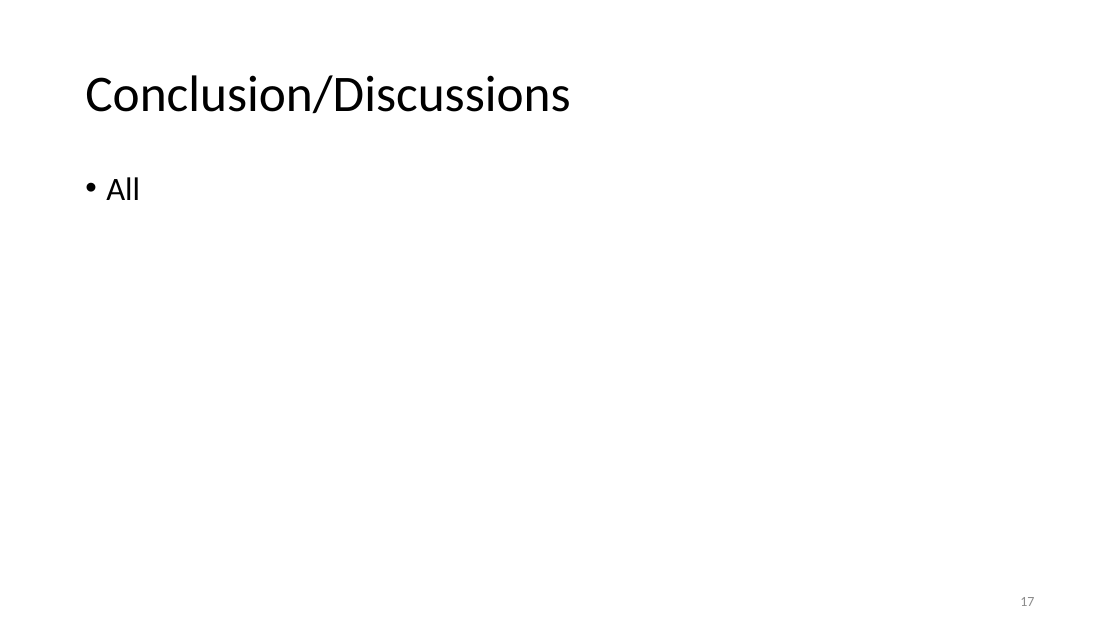
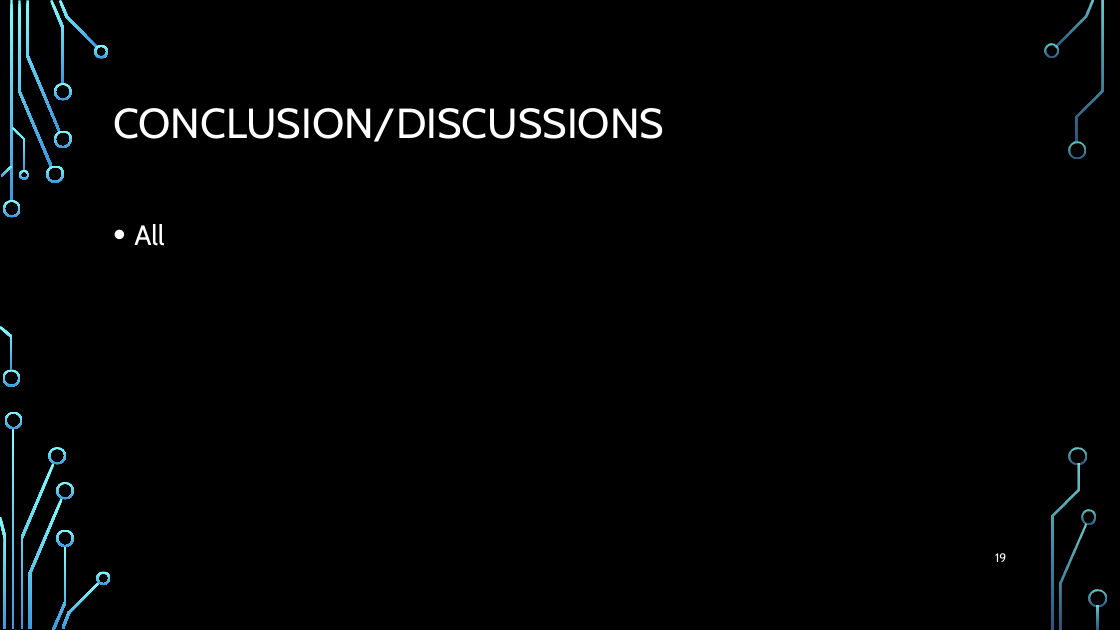
Before and after one commit to elkinst65/QTW_08, a slide deck: slide 19 of infographic.pptx (slide 17 before the commit). Drawn at 1120x630 pixels with LibreOffice and Linux fonts; fonts in the diff are those of the drawing; background and template pictures are left out. Boxes give left, top, right and bottom in pixels: in the first picture for what was removed or moved away, otherwise in the second. Text is boxed around its words. In the diff, an @@ line names an element or a change of style, - is before the commit and + after.

Commit message:
Added background. Will need to organize

```diff
--- a/infographic.pptx
+++ b/infographic.pptx
@@ background #FFFFFF to picture (left out) @@
@@ title at [113,108,664,142]: text changed; size 44 to 36 pt; font Calibri to Cabin; text colour #000000 to #FFFFFF @@
-Conclusion/Discussions
+CONCLUSION/DISCUSSIONS
@@ text "All": place and size @@
-text "All" at [106,177,140,200]
+text "All" at [134,224,164,246]
@@ text "All" at [134,224,164,246]: size 28 to 24 pt, font Calibri to Cabin, text colour #000000 to #FFFFFF; line spacing 0.9 to 1.2 @@
@@ page number added at [995,553,1006,562], 10.5 pt, text #FFFFFF @@
+19
@@ page number removed at [1020,597,1034,606] @@
-17
@@ group added at [0,0,1107,630]: 33 freeform shapes, 3 rectangles @@
```
Also in this commit, not shown: 16 other slides changed, 2 slides added.
